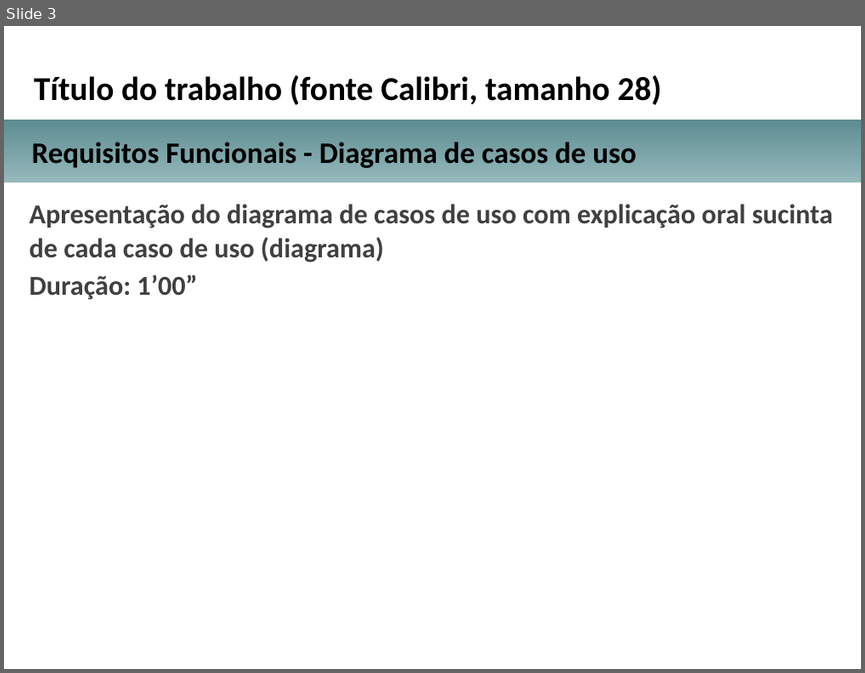
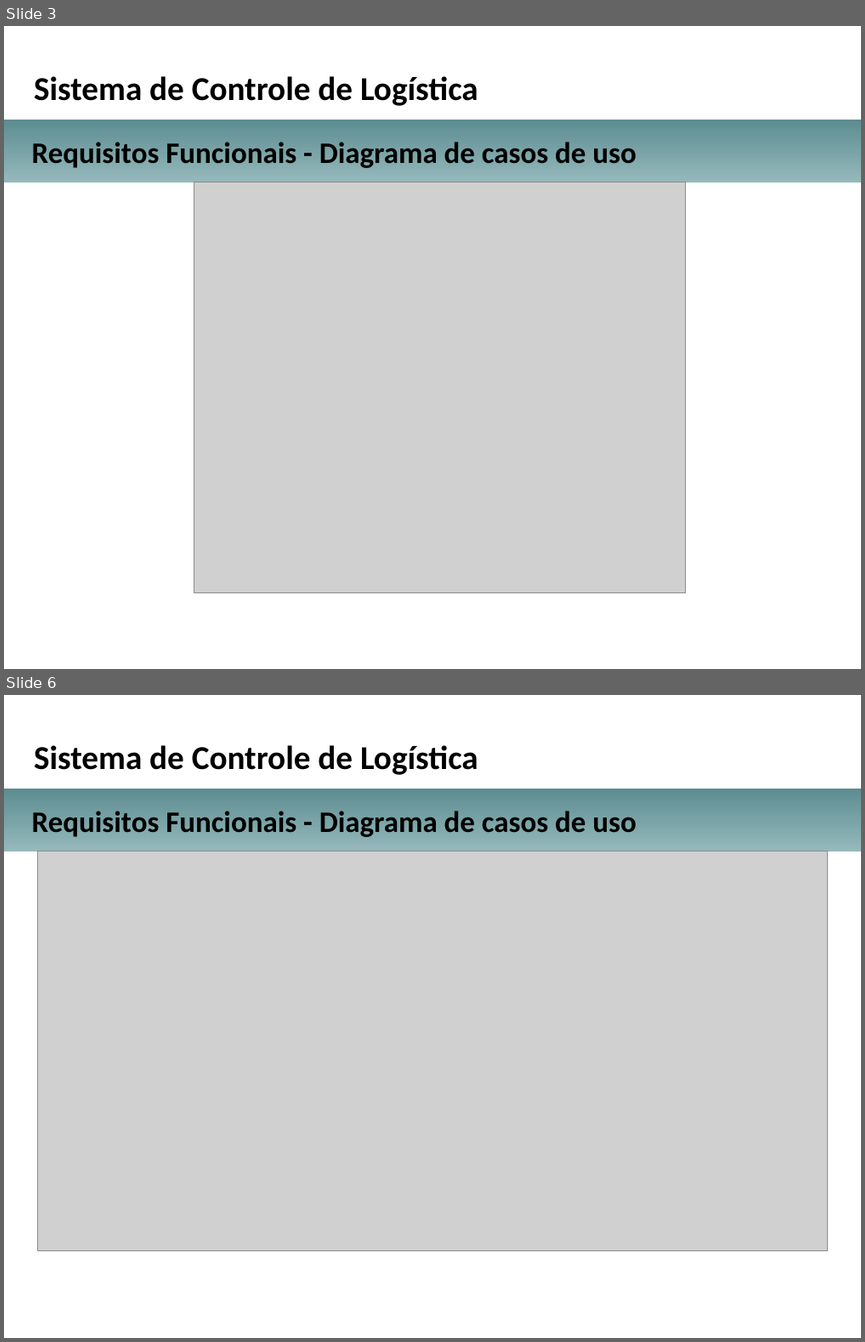
Before and after one commit to alecarl/pucminas-arq-tcc, a slide deck: Projeto Arquitetural/TCC_Apresentacao_projeto_arquitetural.pptx. Shown one above the other, each under a label of ours: slide 3 before the commit, slides 3 and 6 after it; the slides between them are not shown. The pictures are 865x673 and 865x1342 pixels, drawn with LibreOffice and Linux fonts; fonts in the diff are those of the drawing; grey boxes stand for pictures; background and template pictures are left out. Boxes give left, top, right and bottom in pixels: in the first picture for what was removed or moved away, otherwise in the second. Text is boxed around its words. In the diff, an @@ line names an element or a change of style, - is before the commit and + after.

Commit message:
Trabalho dia 12/08/2018 - 17:23

```diff
--- a/Projeto Arquitetural/TCC_Apresentacao_projeto_arquitetural.pptx
+++ b/Projeto Arquitetural/TCC_Apresentacao_projeto_arquitetural.pptx
@@ slide 6 added at <box>4,695,861,1338</box>, background picture (left out) @@
@@ text added at <box>34,745,478,775</box>, 28 pt, text #000000, bold @@
+Sistema de Controle de Logística
@@ rectangle added at <box>4,789,861,851</box>, fill gradient #95B8BB to #5D8D91 @@
@@ text added at <box>32,811,636,837</box>, 25 pt, text #000000, bold @@
+Requisitos Funcionais - Diagrama de casos de uso
@@ picture added at <box>37,851,827,1250</box> @@
@@ slide 3 changed as well @@
@@ text at <box>34,76,478,106</box>: text changed @@
-Título do trabalho (fonte Calibri, tamanho 28)
+Sistema de Controle de Logística
@@ text removed at <box>30,204,833,300</box> @@
-Apresentação do diagrama de casos de uso com explicação oral sucinta de cada caso de uso (diagrama)
-Duração: 1’00”
@@ picture added at <box>194,182,685,592</box> @@
```
Also in this commit, not shown: 3 other slides changed, 12 other slides added, 5 slides removed, 1 other file.
